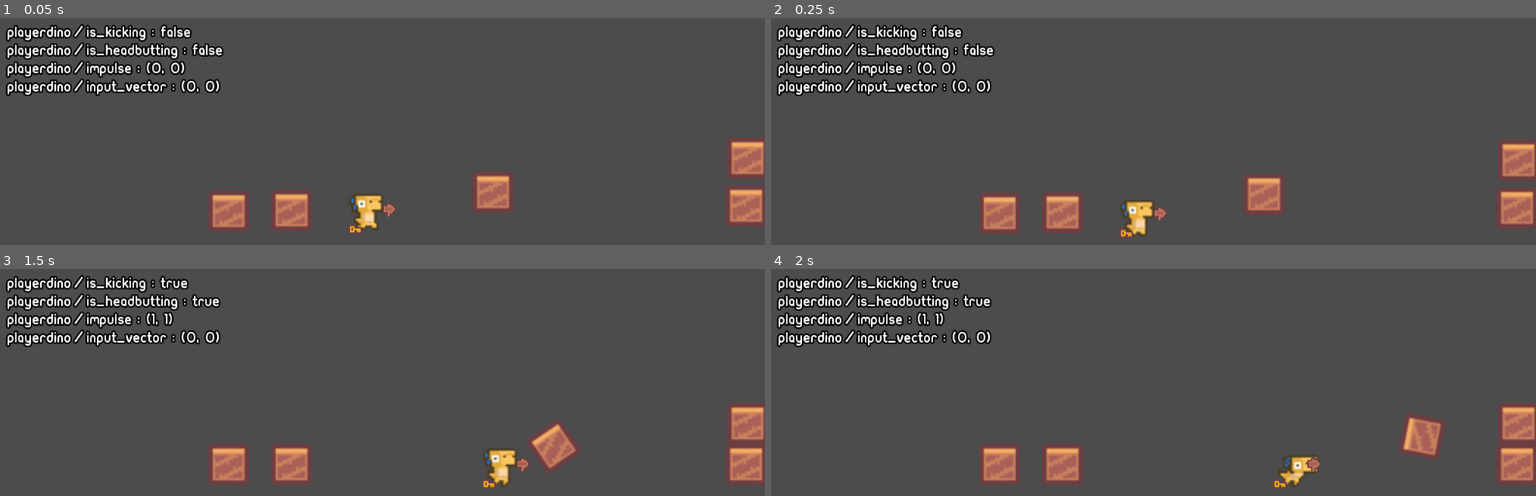
Above: before the commit, frames 1-4 (two rows, left to right).
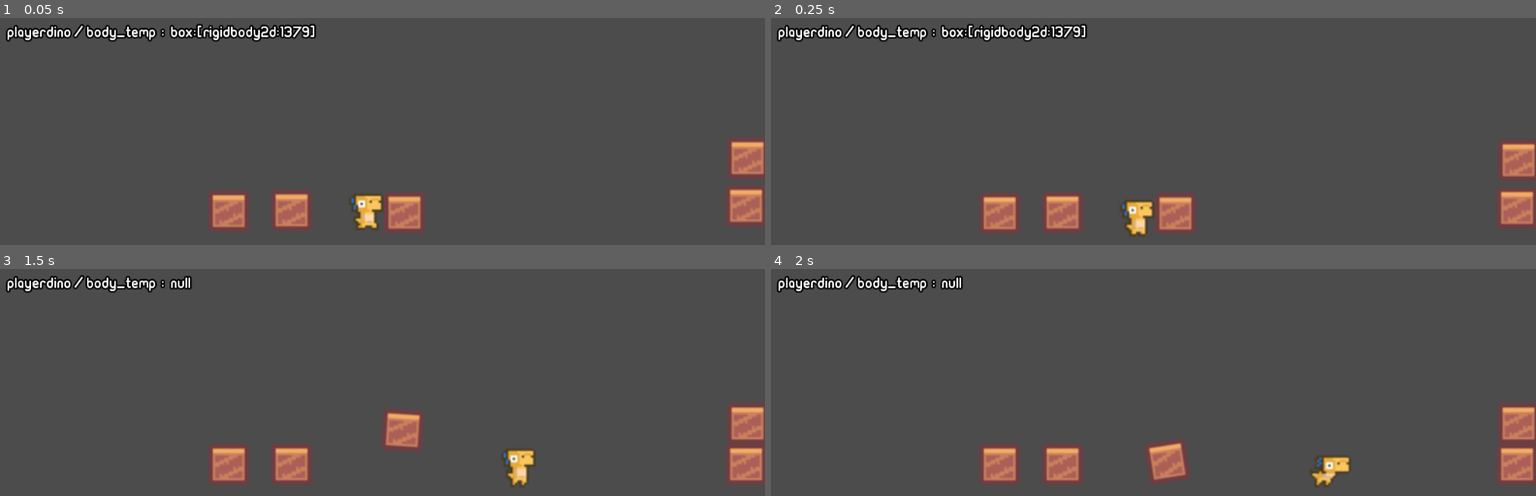
Above: after the commit, the same moments.

Repository: balmeidaa/Kickasaur
Game: Godot game, scene res://World.tscn
The game is run twice, just before and just after one commit, with the same random seed, the same clock (stepped at 60 frames per second) and the same inputs.
Inputs:
- Up to frame 1 (0.05 s): no input
- Up to frame 2 (0.25 s): no input
- Up to frame 3 (1.5 s): tap Enter (ui_accept) at 0.5, 0.6, 0.77, 1.07, 1.35 s; hold Right (ui_right) 0.53-1.28 s; hold Down (ui_down) from 1.28 s (still down)
- Up to frame 4 (2 s): keep holding Down (ui_down); tap Enter (ui_accept) at 1.52, 1.82 s

The runs differ from the first frame. In frame 1, 6.3% of the frame differs, in the area x 0-68%, y 2-95%; in frame 2, 6.3%; in frame 3, 6.4%; in frame 4, 6.4%, in the area x 0-89%, y 2-97%.

Commit message:
Added better hit detection

Diff:
--- a/PlayerDino.gd
+++ b/PlayerDino.gd
@@ -10,9 +10,9 @@
 const default_direction := 1
 var kick_position:= Vector2()
 var input_vector = Vector2()
-var is_kicking := false
-var is_headbutting := false
+
 var impulse := Vector2()
+var body_temp = null
 
 func _ready():
      update_animation_position(default_direction)
@@ -42,10 +42,10 @@
 
     if Input.is_action_just_pressed("ui_accept"):
         #anim_tree.get("parameters/playback").travel("Hurt")
-        is_headbutting = true
+        _apply_hit_impulse(body_temp,impulse)
         anim_tree.get("parameters/playback").travel("Headbutt")
     if Input.is_action_just_pressed("ui_down"):
-        is_kicking = true
+        _apply_hit_impulse(body_temp,impulse)
         anim_tree.get("parameters/playback").travel("Kick")
 
     apply_impulse(Vector2(),input_vector*speed)
@@ -60,29 +60,28 @@
 func _integrate_forces(state):
     is_grounded = state.get_contact_count() > 0 and int(state.get_contact_collider_position(0).y) >= int(global_position.y)
 
-func _stop_kick():
-    is_kicking = false
-
-
-func _stop_headbutt():
-    is_headbutting = false
 
 
 
 func _on_HurtboxKick_body_entered(body):
     impulse.y = -1
+    body_temp = body
 
-    if is_kicking:
-        print('kiki')
-        impulse.y = -1
-        _apply_hit_impulse(body,impulse)
 
 func _on_HurtboxHead_body_entered(body):
-    impulse.y = 1
+    impulse.y = -0.5
+    body_temp = body
 
-    if is_headbutting:
-        print('heade')
-        _apply_hit_impulse(body,impulse)
+
 
 func _apply_hit_impulse(body, impulse_hit):
-    body.apply_central_impulse(impulse_hit*900)
+    if body:
+        body.apply_central_impulse(impulse_hit*900)
+
+
+func _on_HurtboxKick_body_exited(body):
+    body_temp = null
+
+
+func _on_HurtboxHead_body_exited(body):
+    body_temp = null
--- a/PlayerDino.tscn
+++ b/PlayerDino.tscn
@@ -1,19 +1,17 @@
-[gd_scene load_steps=50 format=2]
+[gd_scene load_steps=48 format=2]
 
 [ext_resource path="res://Sprite/DinoSprites - tard.png" type="Texture" id=1]
 [ext_resource path="res://PlayerDino.gd" type="Script" id=2]
 [ext_resource path="res://CharacterPhys.tres" type="PhysicsMaterial" id=3]
-[ext_resource path="res://Sprite/img/tile_0088.png" type="Texture" id=4]
-[ext_resource path="res://Sprite/img/key.png" type="Texture" id=5]
 
 [sub_resource type="RectangleShape2D" id=12]
 extents = Vector2( 18, 23 )
 
 [sub_resource type="RectangleShape2D" id=14]
-extents = Vector2( 24, 12.5 )
+extents = Vector2( 28, 14.5 )
 
 [sub_resource type="RectangleShape2D" id=13]
-extents = Vector2( 15.3125, 12.875 )
+extents = Vector2( 22.3121, 12.875 )
 
 [sub_resource type="Animation" id=10]
 resource_name = "Headbutt_left"
@@ -54,32 +52,6 @@
 "transitions": PoolRealArray( 1 ),
 "update": 0,
 "values": [ Vector2( -14, -2.5 ) ]
-}
-tracks/3/type = "method"
-tracks/3/path = NodePath(".")
-tracks/3/interp = 1
-tracks/3/loop_wrap = true
-tracks/3/imported = false
-tracks/3/enabled = false
-tracks/3/keys = {
-"times": PoolRealArray( 0.4 ),
-"transitions": PoolRealArray( 1 ),
-"values": [ {
-"args": [  ],
-"method": "_stop_headbutt"
-} ]
-}
-tracks/4/type = "value"
-tracks/4/path = NodePath("HurtboxHead/Collision/Sprite:position")
-tracks/4/interp = 1
-tracks/4/loop_wrap = true
-tracks/4/imported = false
-tracks/4/enabled = true
-tracks/4/keys = {
-"times": PoolRealArray( 0 ),
-"transitions": PoolRealArray( 1 ),
-"update": 0,
-"values": [ Vector2( -15, -0.5 ) ]
 }
 
 [sub_resource type="Animation" id=11]
@@ -122,32 +94,6 @@
 "update": 1,
 "values": [ false ]
 }
-tracks/3/type = "method"
-tracks/3/path = NodePath(".")
-tracks/3/interp = 1
-tracks/3/loop_wrap = true
-tracks/3/imported = false
-tracks/3/enabled = false
-tracks/3/keys = {
-"times": PoolRealArray( 0.4 ),
-"transitions": PoolRealArray( 1 ),
-"values": [ {
-"args": [  ],
-"method": "_stop_headbutt"
-} ]
-}
-tracks/4/type = "value"
-tracks/4/path = NodePath("HurtboxHead/Collision/Sprite:position")
-tracks/4/interp = 1
-tracks/4/loop_wrap = true
-tracks/4/imported = false
-tracks/4/enabled = true
-tracks/4/keys = {
-"times": PoolRealArray( 0 ),
-"transitions": PoolRealArray( 1 ),
-"update": 0,
-"values": [ Vector2( 15, -0.5 ) ]
-}
 
 [sub_resource type="Animation" id=1]
 resource_name = "Hurt_left"
@@ -293,22 +239,129 @@
 "update": 1,
 "values": [ 10, 11, 12, 13 ]
 }
-tracks/2/type = "method"
-tracks/2/path = NodePath(".")
+tracks/2/type = "value"
+tracks/2/path = NodePath("HurtboxKick/Collision:position")
 tracks/2/interp = 1
 tracks/2/loop_wrap = true
 tracks/2/imported = false
 tracks/2/enabled = true
 tracks/2/keys = {
-"times": PoolRealArray( 0.5 ),
-"transitions": PoolRealArray( 1 ),
-"values": [ {
-"args": [  ],
-"method": "_stop_kick"
-} ]
+"times": PoolRealArray( 0 ),
+"transitions": PoolRealArray( 1 ),
+"update": 0,
+"values": [ Vector2( -8.688, 16.125 ) ]
+}
+
+[sub_resource type="Animation" id=6]
+resource_name = "Kick_right"
+length = 0.5
+loop = true
+tracks/0/type = "value"
+tracks/0/path = NodePath("Sprite:flip_h")
+tracks/0/interp = 1
+tracks/0/loop_wrap = true
+tracks/0/imported = false
+tracks/0/enabled = true
+tracks/0/keys = {
+"times": PoolRealArray( 0.1 ),
+"transitions": PoolRealArray( 1 ),
+"update": 1,
+"values": [ false ]
+}
+tracks/1/type = "value"
+tracks/1/path = NodePath("Sprite:frame")
+tracks/1/interp = 1
+tracks/1/loop_wrap = true
+tracks/1/imported = false
+tracks/1/enabled = true
+tracks/1/keys = {
+"times": PoolRealArray( 0, 0.1, 0.2, 0.3 ),
+"transitions": PoolRealArray( 1, 1, 1, 1 ),
+"update": 1,
+"values": [ 10, 11, 12, 13 ]
+}
+tracks/2/type = "value"
+tracks/2/path = NodePath("HurtboxKick/Collision:position")
+tracks/2/interp = 1
+tracks/2/loop_wrap = true
+tracks/2/imported = false
+tracks/2/enabled = true
+tracks/2/keys = {
+"times": PoolRealArray( 0 ),
+"transitions": PoolRealArray( 1 ),
+"update": 0,
+"values": [ Vector2( 8.688, 16.125 ) ]
+}
+
+[sub_resource type="Animation" id=9]
+length = 0.001
+tracks/0/type = "value"
+tracks/0/path = NodePath("Sprite:frame")
+tracks/0/interp = 1
+tracks/0/loop_wrap = true
+tracks/0/imported = false
+tracks/0/enabled = true
+tracks/0/keys = {
+"times": PoolRealArray( 0 ),
+"transitions": PoolRealArray( 1 ),
+"update": 0,
+"values": [ 7 ]
+}
+tracks/1/type = "value"
+tracks/1/path = NodePath("HurtboxHead/Collision:position")
+tracks/1/interp = 1
+tracks/1/loop_wrap = true
+tracks/1/imported = false
+tracks/1/enabled = true
+tracks/1/keys = {
+"times": PoolRealArray( 0 ),
+"transitions": PoolRealArray( 1 ),
+"update": 0,
+"values": [ Vector2( 14, -2.5 ) ]
+}
+
+[sub_resource type="Animation" id=7]
+resource_name = "Run_left"
+length = 0.5
+loop = true
+tracks/0/type = "value"
+tracks/0/path = NodePath("Sprite:flip_h")
+tracks/0/interp = 1
+tracks/0/loop_wrap = true
+tracks/0/imported = false
+tracks/0/enabled = true
+tracks/0/keys = {
+"times": PoolRealArray( 0.1 ),
+"transitions": PoolRealArray( 1 ),
+"update": 1,
+"values": [ true ]
+}
+tracks/1/type = "value"
+tracks/1/path = NodePath("Sprite:frame")
+tracks/1/interp = 1
+tracks/1/loop_wrap = true
+tracks/1/imported = false
+tracks/1/enabled = true
+tracks/1/keys = {
+"times": PoolRealArray( 0, 0.1, 0.2, 0.3, 0.4, 0.5 ),
+"transitions": PoolRealArray( 1, 1, 1, 1, 1, 1 ),
+"update": 1,
+"values": [ 4, 5, 6, 7, 8, 9 ]
+}
+tracks/2/type = "value"
+tracks/2/path = NodePath("HurtboxKick/Collision:position")
+tracks/2/interp = 1
+tracks/2/loop_wrap = true
+tracks/2/imported = false
+tracks/2/enabled = true
+tracks/2/keys = {
+"times": PoolRealArray( 0 ),
+"transitions": PoolRealArray( 1 ),
+"update": 0,
+"values": [ Vector2( -8.688, 16.125 ) ]
 }
 tracks/3/type = "value"
-tracks/3/path = NodePath("HurtboxKick/Collision:position")
+tracks/3/path = NodePath("HurtboxHead/Collision:position")
 tracks/3/interp = 1
 tracks/3/loop_wrap = true
 tracks/3/imported = false
@@ -317,23 +370,11 @@
 "times": PoolRealArray( 0 ),
 "transitions": PoolRealArray( 1 ),
 "update": 0,
-"values": [ Vector2( -8.688, 16.125 ) ]
-}
-tracks/4/type = "value"
-tracks/4/path = NodePath("HurtboxKick/Collision/Sprite:position")
-tracks/4/interp = 1
-tracks/4/loop_wrap = true
-tracks/4/imported = false
-tracks/4/enabled = true
-tracks/4/keys = {
-"times": PoolRealArray( 0 ),
-"transitions": PoolRealArray( 1 ),
-"update": 0,
-"values": [ Vector2( -7.312, 6.875 ) ]
-}
-
-[sub_resource type="Animation" id=6]
-resource_name = "Kick_right"
+"values": [ Vector2( -14, -2.5 ) ]
+}
+
+[sub_resource type="Animation" id=8]
+resource_name = "Run_right"
 length = 0.5
 loop = true
 tracks/0/type = "value"
@@ -355,27 +396,25 @@
 tracks/1/imported = false
 tracks/1/enabled = true
 tracks/1/keys = {
-"times": PoolRealArray( 0, 0.1, 0.2, 0.3 ),
-"transitions": PoolRealArray( 1, 1, 1, 1 ),
-"update": 1,
-"values": [ 10, 11, 12, 13 ]
-}
-tracks/2/type = "method"
-tracks/2/path = NodePath(".")
+"times": PoolRealArray( 0, 0.1, 0.2, 0.3, 0.4, 0.5 ),
+"transitions": PoolRealArray( 1, 1, 1, 1, 1, 1 ),
+"update": 1,
+"values": [ 4, 5, 6, 7, 8, 9 ]
+}
+tracks/2/type = "value"
+tracks/2/path = NodePath("HurtboxKick/Collision:position")
 tracks/2/interp = 1
 tracks/2/loop_wrap = true
 tracks/2/imported = false
 tracks/2/enabled = true
 tracks/2/keys = {
-"times": PoolRealArray( 0.5 ),
-"transitions": PoolRealArray( 1 ),
-"values": [ {
-"args": [  ],
-"method": "_stop_kick"
-} ]
+"times": PoolRealArray( 0 ),
+"transitions": PoolRealArray( 1 ),
+"update": 0,
+"values": [ Vector2( 8.688, 16.125 ) ]
 }
 tracks/3/type = "value"
-tracks/3/path = NodePath("HurtboxKick/Collision:position")
+tracks/3/path = NodePath("HurtboxHead/Collision:position")
 tracks/3/interp = 1
 tracks/3/loop_wrap = true
 tracks/3/imported = false
@@ -384,128 +423,7 @@
 "times": PoolRealArray( 0 ),
 "transitions": PoolRealArray( 1 ),
 "update": 0,
-"values": [ Vector2( 8.688, 16.125 ) ]
-}
-tracks/4/type = "value"
-tracks/4/path = NodePath("HurtboxKick/Collision/Sprite:position")
-tracks/4/interp = 1
-tracks/4/loop_wrap = true
-tracks/4/imported = false
-tracks/4/enabled = true
-tracks/4/keys = {
-"times": PoolRealArray( 0 ),
-"transitions": PoolRealArray( 1 ),
-"update": 0,
-"values": [ Vector2( 7.312, 6.875 ) ]
-}
-
-[sub_resource type="Animation" id=9]
-length = 0.001
-tracks/0/type = "value"
-tracks/0/path = NodePath("Sprite:frame")
-tracks/0/interp = 1
-tracks/0/loop_wrap = true
-tracks/0/imported = false
-tracks/0/enabled = true
-tracks/0/keys = {
-"times": PoolRealArray( 0 ),
-"transitions": PoolRealArray( 1 ),
-"update": 0,
-"values": [ 7 ]
-}
-tracks/1/type = "value"
-tracks/1/path = NodePath("HurtboxHead/Collision:position")
-tracks/1/interp = 1
-tracks/1/loop_wrap = true
-tracks/1/imported = false
-tracks/1/enabled = true
-tracks/1/keys = {
-"times": PoolRealArray( 0 ),
-"transitions": PoolRealArray( 1 ),
-"update": 0,
 "values": [ Vector2( 14, -2.5 ) ]
-}
-tracks/2/type = "value"
-tracks/2/path = NodePath("HurtboxHead/Collision/Sprite:position")
-tracks/2/interp = 1
-tracks/2/loop_wrap = true
-tracks/2/imported = false
-tracks/2/enabled = true
-tracks/2/keys = {
-"times": PoolRealArray( 0 ),
-"transitions": PoolRealArray( 1 ),
-"update": 0,
-"values": [ Vector2( 15, -0.5 ) ]
-}
-tracks/3/type = "value"
-tracks/3/path = NodePath("HurtboxKick/Collision/Sprite:position")
-tracks/3/interp = 1
-tracks/3/loop_wrap = true
-tracks/3/imported = false
-tracks/3/enabled = true
-tracks/3/keys = {
-"times": PoolRealArray( 0 ),
-"transitions": PoolRealArray( 1 ),
-"update": 0,
-"values": [ Vector2( -7.312, 6.875 ) ]
-}
-
-[sub_resource type="Animation" id=7]
-resource_name = "Run_left"
-length = 0.5
-loop = true
-tracks/0/type = "value"
-tracks/0/path = NodePath("Sprite:flip_h")
-tracks/0/interp = 1
-tracks/0/loop_wrap = true
-tracks/0/imported = false
-tracks/0/enabled = true
-tracks/0/keys = {
-"times": PoolRealArray( 0.1 ),
-"transitions": PoolRealArray( 1 ),
-"update": 1,
-"values": [ true ]
-}
-tracks/1/type = "value"
-tracks/1/path = NodePath("Sprite:frame")
-tracks/1/interp = 1
-tracks/1/loop_wrap = true
-tracks/1/imported = false
-tracks/1/enabled = true
-tracks/1/keys = {
-"times": PoolRealArray( 0, 0.1, 0.2, 0.3, 0.4, 0.5 ),
-"transitions": PoolRealArray( 1, 1, 1, 1, 1, 1 ),
-"update": 1,
-"values": [ 4, 5, 6, 7, 8, 9 ]
-}
-
-[sub_resource type="Animation" id=8]
-resource_name = "Run_right"
-length = 0.5
-loop = true
-tracks/0/type = "value"
-tracks/0/path = NodePath("Sprite:flip_h")
-tracks/0/interp = 1
-tracks/0/loop_wrap = true
-tracks/0/imported = false
-tracks/0/enabled = true
-tracks/0/keys = {
-"times": PoolRealArray( 0.1 ),
-"transitions": PoolRealArray( 1 ),
-"update": 1,
-"values": [ false ]
-}
-tracks/1/type = "value"
-tracks/1/path = NodePath("Sprite:frame")
-tracks/1/interp = 1
-tracks/1/loop_wrap = true
-tracks/1/imported = false
-tracks/1/enabled = true
-tracks/1/keys = {
-"times": PoolRealArray( 0, 0.1, 0.2, 0.3, 0.4, 0.5 ),
-"transitions": PoolRealArray( 1, 1, 1, 1, 1, 1 ),
-"update": 1,
-"values": [ 4, 5, 6, 7, 8, 9 ]
 }
 
 [sub_resource type="AnimationNodeAnimation" id=39]
@@ -614,12 +532,12 @@
 states/Idle/node = SubResource( 28 )
 states/Idle/position = Vector2( 160, -55 )
 states/Kick/node = SubResource( 19 )
-states/Kick/position = Vector2( 111, 166 )
+states/Kick/position = Vector2( 106, 274 )
 states/Run/node = SubResource( 31 )
 states/Run/position = Vector2( -163, 149 )
 transitions = [ "Idle", "Run", SubResource( 32 ), "Run", "Idle", SubResource( 33 ), "Idle", "Kick", SubResource( 35 ),  …(291 unchanged characters)…
 start_node = "Idle"
-graph_offset = Vector2( -376, -80 )
+graph_offset = Vector2( -421, -93 )
 
 [sub_resource type="AnimationNodeStateMachinePlayback" id=22]
 
@@ -641,7 +559,7 @@
 scale = Vector2( 3, 3 )
 texture = ExtResource( 1 )
 hframes = 24
-frame = 7
+frame = 2
 
 [node name="Hitbox" type="CollisionShape2D" parent="."]
 position = Vector2( 2, 1 )
@@ -655,21 +573,13 @@
 position = Vector2( 14, -2.5 )
 shape = SubResource( 14 )
 
-[node name="Sprite" type="Sprite" parent="HurtboxHead/Collision"]
-position = Vector2( 15, -0.5 )
-texture = ExtResource( 4 )
-
 [node name="HurtboxKick" type="Area2D" parent="."]
 collision_layer = 0
 collision_mask = 14
 
 [node name="Collision" type="CollisionShape2D" parent="HurtboxKick"]
-position = Vector2( -8.688, 16.125 )
+position = Vector2( 8.688, 16.125 )
 shape = SubResource( 13 )
-
-[node name="Sprite" type="Sprite" parent="HurtboxKick/Collision"]
-position = Vector2( -7.312, 6.875 )
-texture = ExtResource( 5 )
 
 [node name="AnimationPlayer" type="AnimationPlayer" parent="."]
 autoplay = "RESET"
@@ -697,4 +607,6 @@
 parameters/Run/blend_position = 0.0
 
 [connection signal="body_entered" from="HurtboxHead" to="." method="_on_HurtboxHead_body_entered"]
+[connection signal="body_exited" from="HurtboxHead" to="." method="_on_HurtboxHead_body_exited"]
 [connection signal="body_entered" from="HurtboxKick" to="." method="_on_HurtboxKick_body_entered"]
+[connection signal="body_exited" from="HurtboxKick" to="." method="_on_HurtboxKick_body_exited"]
--- a/World.gd
+++ b/World.gd
@@ -1,7 +1,4 @@
 extends Node2D
 
 func _ready():
-    $Debugger.add_property($PlayerDino, "is_kicking", "")
-    $Debugger.add_property($PlayerDino, "is_headbutting", "")
-    $Debugger.add_property($PlayerDino, "impulse", "")
-    $Debugger.add_property($PlayerDino, "input_vector", "")
+    $Debugger.add_property($PlayerDino, "body_temp", "")
--- a/World.tscn
+++ b/World.tscn
@@ -53,7 +53,7 @@
 shape = SubResource( 3 )
 
 [node name="Box" parent="." instance=ExtResource( 2 )]
-position = Vector2( 166, -26 )
+position = Vector2( 49, 1 )
 
 [node name="Box4" parent="." instance=ExtResource( 2 )]
 position = Vector2( -183, -1 )
